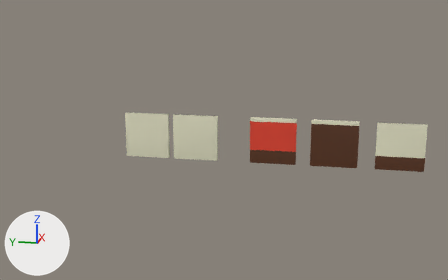
A saved change to the Blender file recursos/pared nueva lobby.blend.
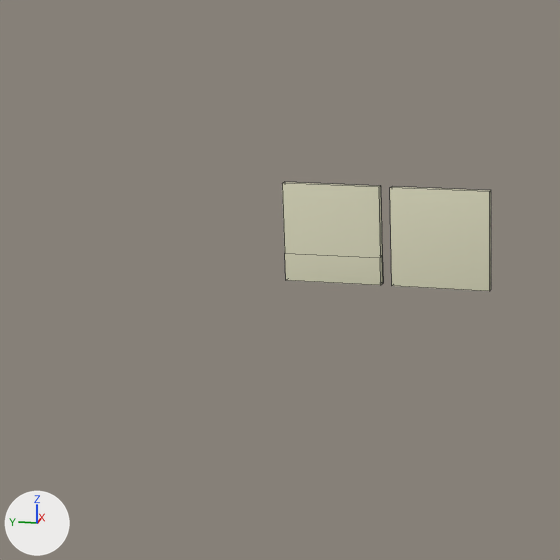
Old and new are each drawn whole from a camera (50 mm lens) standing at (-26.13, -3.05, 7.48) and looking at (0.12, 2.2, 0.91) and again close up on the part from 0% to 55% of the width and 11% to 100% of the height. The lights are fixed; the arrows at lower left show +X, +Y and +Z. The older version's two pictures come first. The close-ups show mesh edges as thin lines.

In view in the first close-up: 'pared_sol', 'pared_sol.001'.
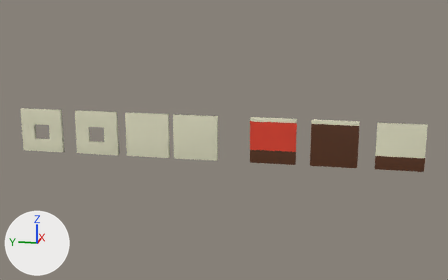
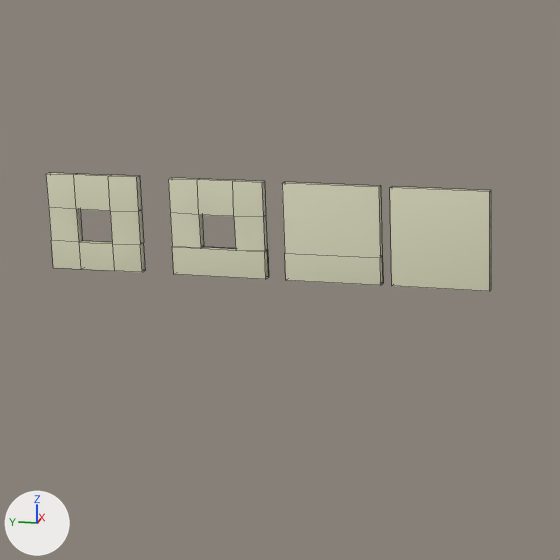
What differs and where, as boxes (x1, y1, x2, y2) in the close-ups (560 x 560 px):
'pared_ventilacion', added
    after: (168, 177, 269, 279)
    faces in mat_material_002 (pale yellow #e7e5c7): (168, 177, 269, 279)
'pared_ventilacion.001', added (pale yellow)
    after: (46, 172, 145, 272)

The change, as a list of edits to the scene's bpy script:
```text
Add me_cube_007:
    me_cube_007.from_pydata(...)  # 32 vertices, 32 faces; spans x 0.0..2.0, y 0.0..2.0, z 0.0..2.0
    me_cube_007.materials.append(mat_material_002)  # pale yellow #e7e5c7
Add me_cube_005:
    me_cube_005.from_pydata(...)  # 36 vertices, 34 faces; spans x 0.0..2.47, y 0.0..2.0, z 0.0..2.0
    # faces by material slot: [29, 5]
    me_cube_005.materials.append(mat_material_002)  # pale yellow #e7e5c7
    me_cube_005.materials.append(mat_material)  # dark grey #322c29
Add ob_pared_ventilacion_001:
    ob_pared_ventilacion_001 = bpy.data.objects.new('pared_ventilacion.001', me_cube_007)
    ob_pared_ventilacion_001.location = (-0.08, 9.82, 0.0)
    ob_pared_ventilacion_001.scale = (0.08, 1.0, 1.0)
Add ob_pared_ventilacion:
    ob_pared_ventilacion = bpy.data.objects.new('pared_ventilacion', me_cube_005)
    ob_pared_ventilacion.location = (-0.08, 7.12, 0.0)
    ob_pared_ventilacion.scale = (0.08, 1.0, 1.0)
```
